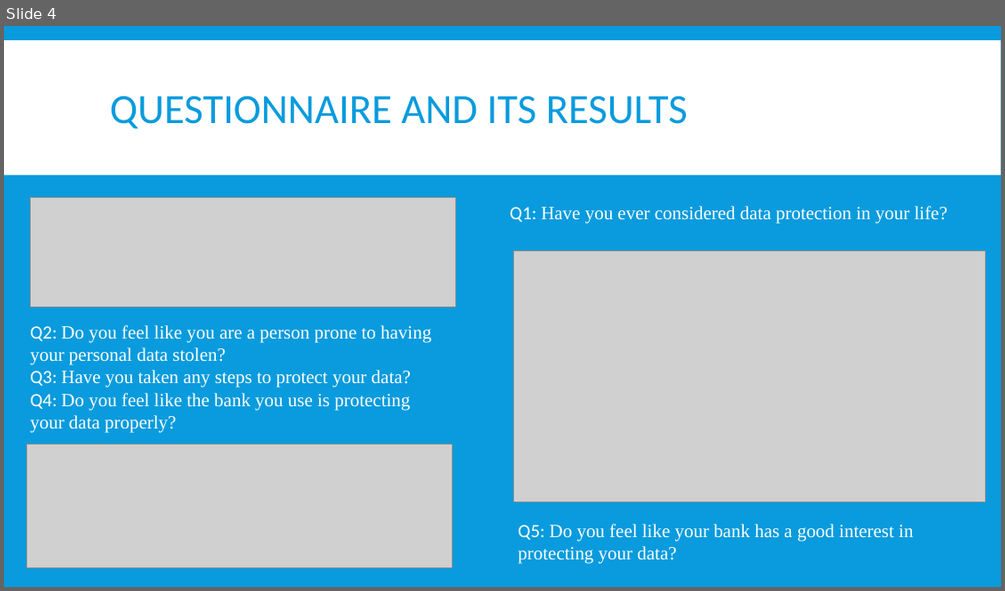
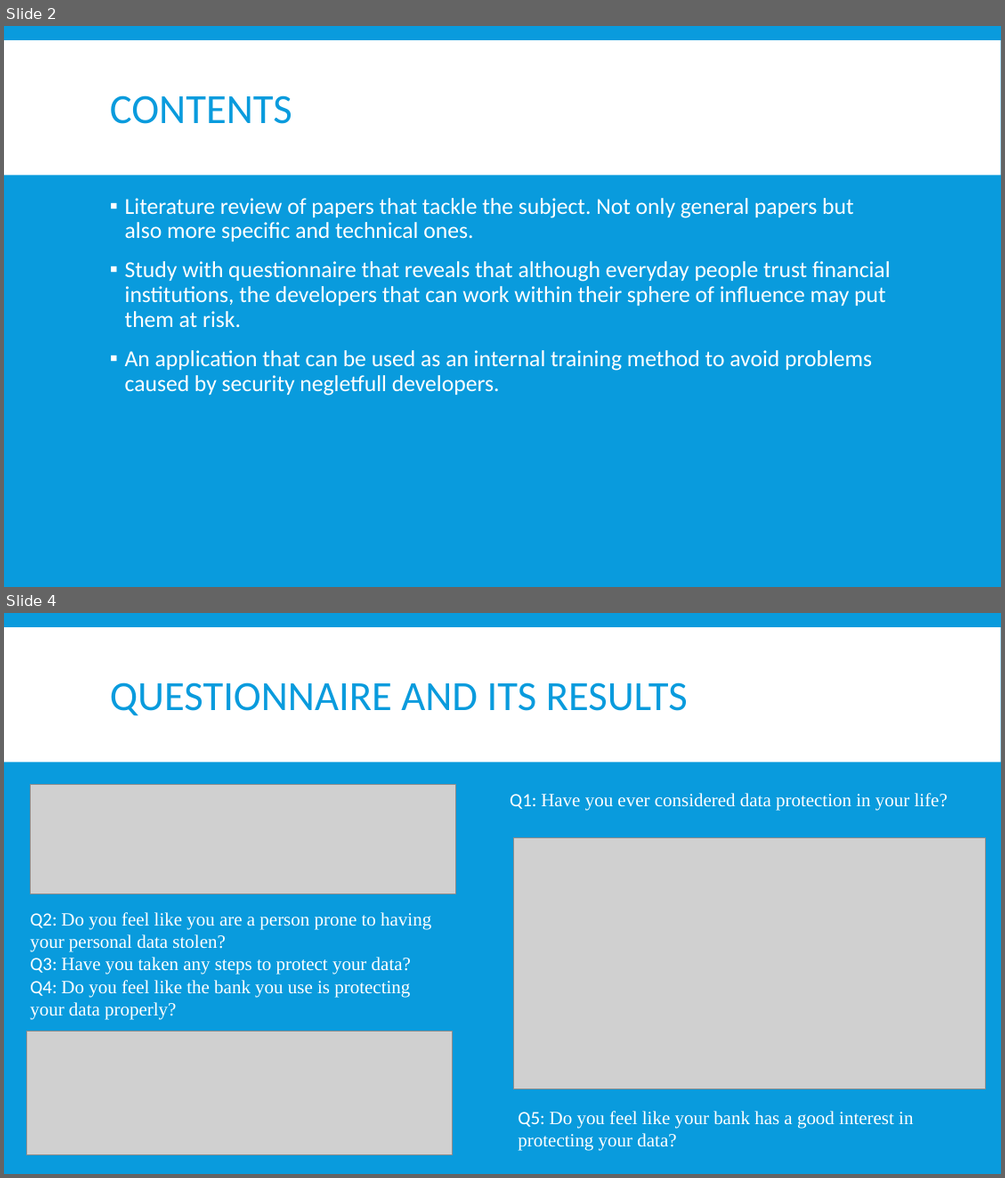
Before and after one commit to lieautman/Master-s, a slide deck: Prezentation/Prezentation.pptx. Shown one above the other, each under a label of ours: slide 4 before the commit, slides 2 and 4 after it; the slides between them are not shown. The pictures are 1005x591 and 1005x1178 pixels, drawn with LibreOffice and Linux fonts; fonts in the diff are those of the drawing; grey boxes stand for pictures. Boxes give left, top, right and bottom in pixels: in the first picture for what was removed or moved away, otherwise in the second. Text is boxed around its words. In the diff, an @@ line names an element or a change of style, - is before the commit and + after.

```diff
--- a/Prezentation/Prezentation.pptx
+++ b/Prezentation/Prezentation.pptx
@@ slide 2 added at (4, 26, 1001, 587), background #099BDD; not listed: 1 template element that a slide beside it also shows @@
@@ title added at (110, 95, 292, 124), 40 pt, text #099BDD @@
+CONTENTS
@@ text added at (125, 198, 890, 395), 22 pt, text #FFFFFF @@
+▪ Literature review of papers that tackle the subject. Not only general papers but also more specific and technical ones.
+▪ Study with questionnaire that reveals that although everyday people trust financial institutions, the developers that can work within their sphere of influence may put them at risk.
+▪ An application that can be used as an internal training method to avoid problems caused by security negletfull developers.
```
Also in this commit, not shown: 5 slides changed, 1 slide removed.
